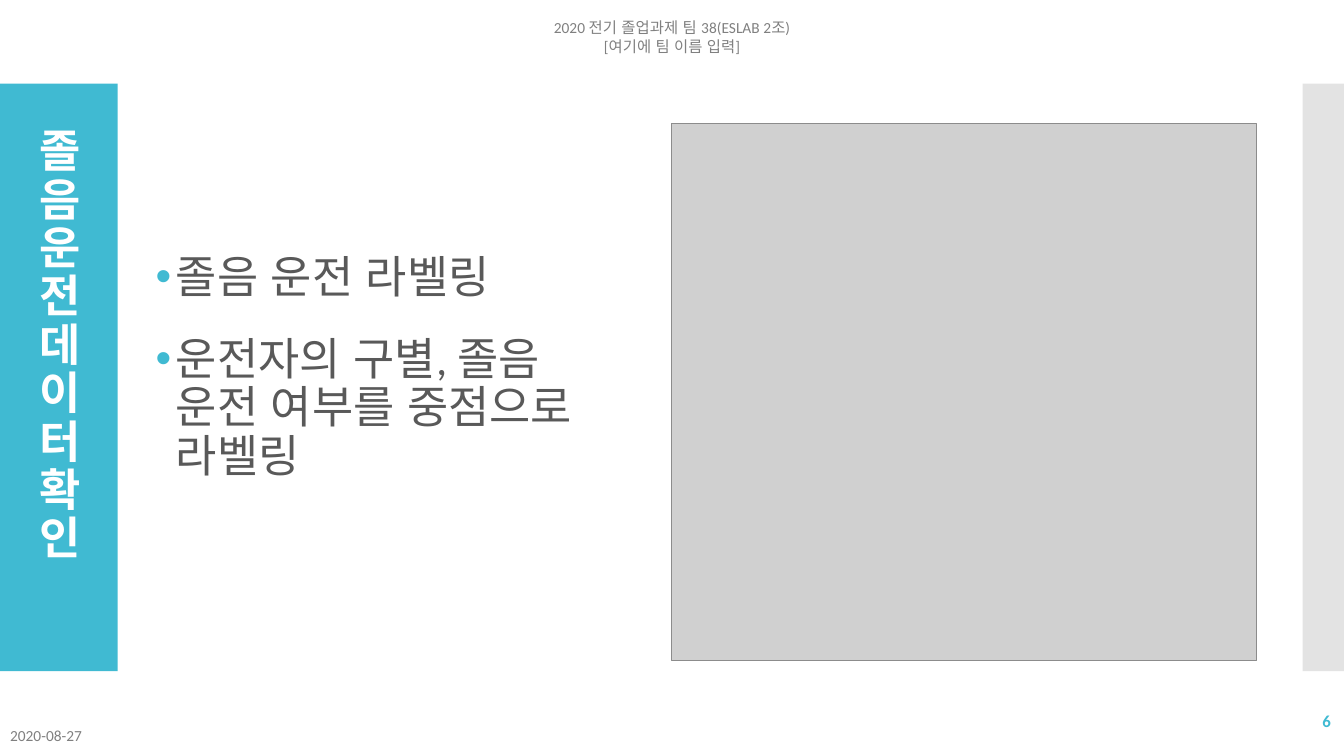
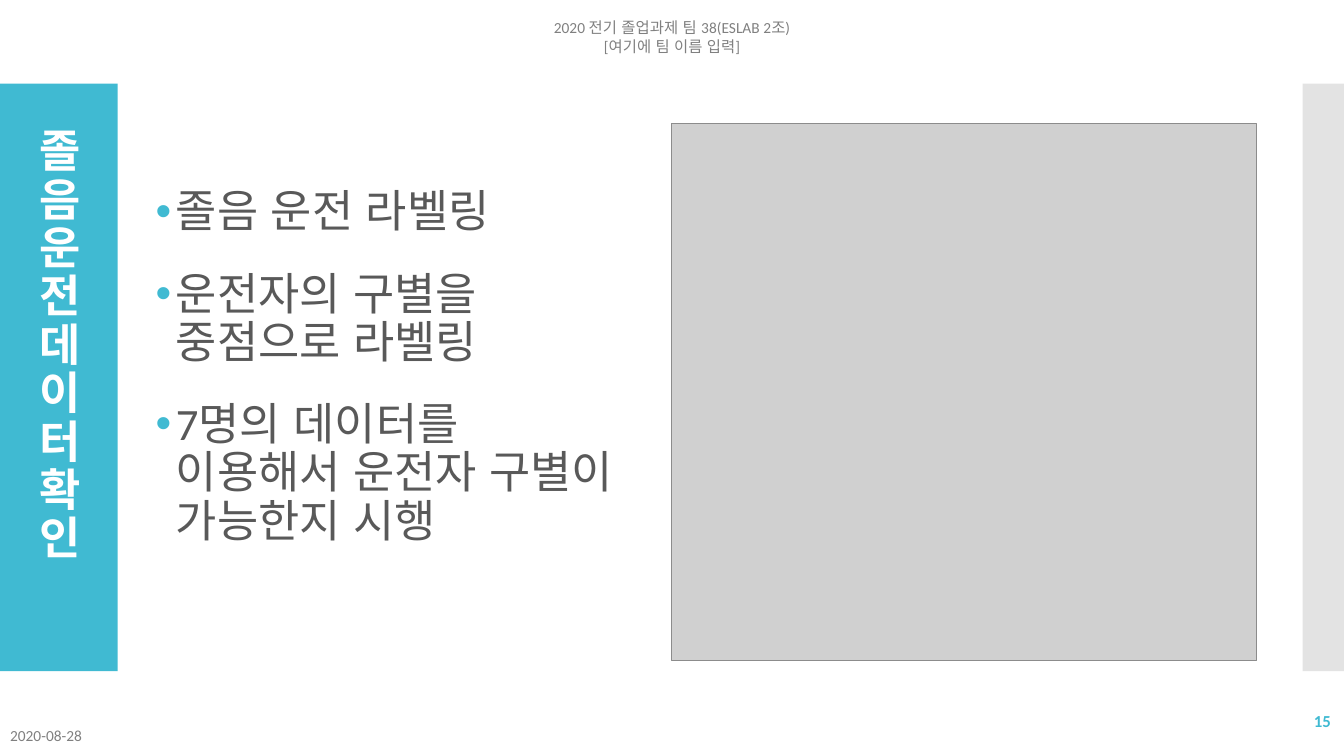
Before and after one commit to NgaAdrain/TEAM_Enter_Text_Here, a slide deck: slide 15 of Reports/발표/졸업과제 여덟번째 발표 2조.pptx (slide 6 before the commit). Drawn at 1344x756 pixels with LibreOffice and Linux fonts; fonts in the diff are those of the drawing; grey boxes stand for pictures. Boxes give left, top, right and bottom in pixels: in the first picture for what was removed or moved away, otherwise in the second. Text is boxed around its words. In the diff, an @@ line names an element or a change of style, - is before the commit and + after.

```diff
--- a/Reports/발표/졸업과제 여덟번째 발표 2조.pptx
+++ b/Reports/발표/졸업과제 여덟번째 발표 2조.pptx
@@ text at (176,273,614,541): text changed @@
-• 운전자의 구별, 졸음 운전 여부를 중점으로 라벨링
+• 운전자의 구별을 중점으로 라벨링
+• 7명의 데이터를 이용해서 운전자 구별이 가능한지 시행
@@ page number at (1314,716,1331,727): text changed @@
-6
+15
@@ text at (10,730,82,741): text changed @@
-2020-08-27
+2020-08-28
```
Also in this commit, not shown: 13 other slides changed, 6 slides added, 18 other files.
